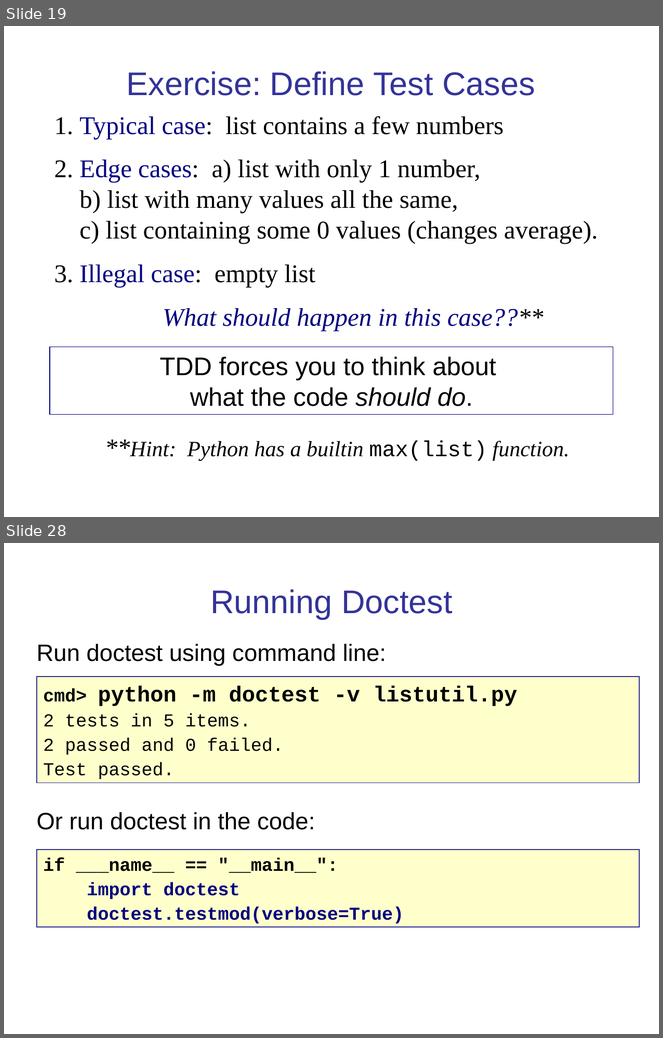
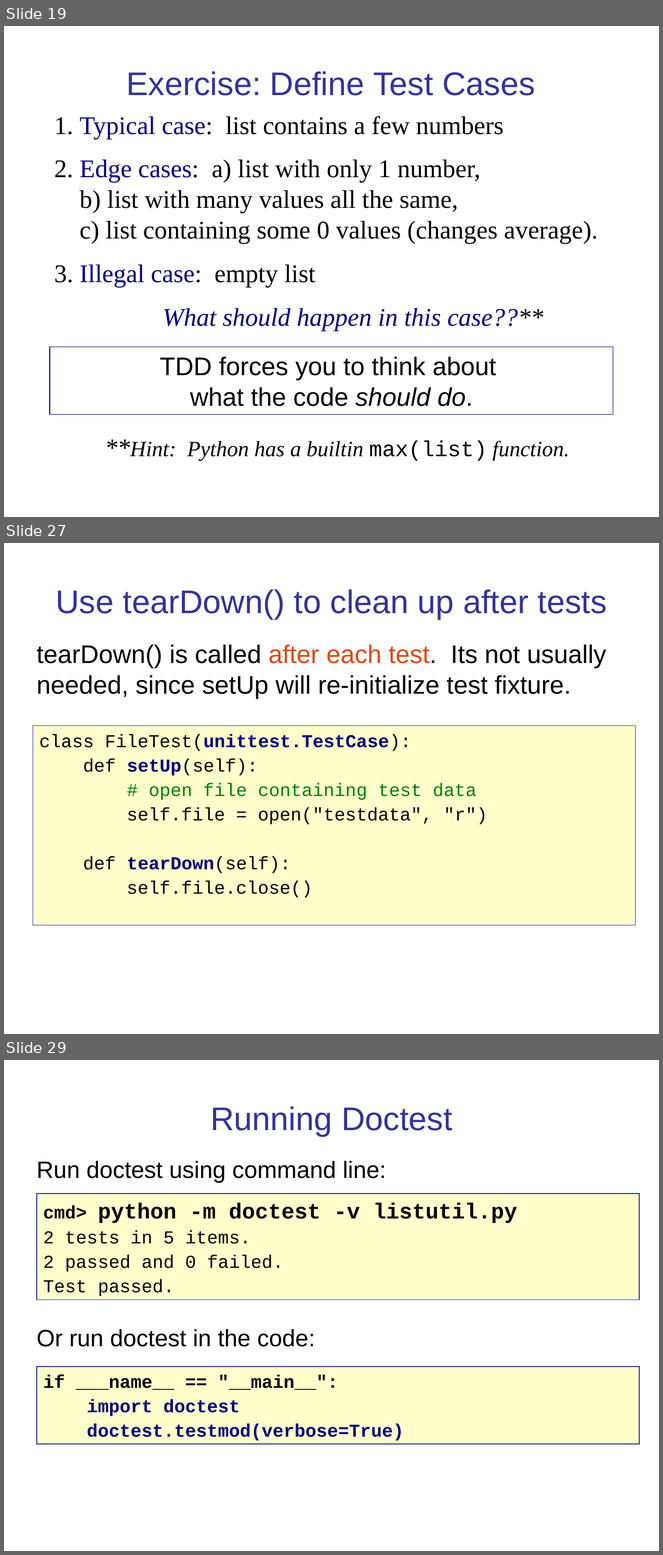
Before and after one commit to cpske/ISP, a slide deck: testing/PythonUnitTesting.ppt. Shown one above the other, each under a label of ours: slides 19 and 28 before the commit, slides 19, 27 and 29 after it; the slides between them are not shown. The pictures are 663x1038 and 663x1555 pixels, drawn with LibreOffice and Linux fonts; fonts in the diff are those of the drawing. Boxes give left, top, right and bottom in pixels: in the first picture for what was removed or moved away, otherwise in the second. Text is boxed around its words. In the diff, an @@ line names an element or a change of style, - is before the commit and + after.

Commit message:
minor improvement in unittest slides

```diff
--- a/testing/PythonUnitTesting.ppt
+++ b/testing/PythonUnitTesting.ppt
@@ slide 27 added at [4,543,659,1034], background #FFFFFF @@
@@ title added at [56,589,607,619], 36 pt, text #333399 @@
+Use tearDown() to clean up after tests
@@ text added at [37,644,606,699], 28 pt, text #000000 @@
+tearDown() is called after each test. Its not usually needed, since setUp will re-initialize test fixture.
@@ rectangle added at [33,726,636,926], fill #FFFFCC, outline #333399 0.74 pt, 20 pt, text #000000 @@
+class FileTest(unittest.TestCase):
+def setUp(self):
+# open file containing test data
+self.file = open("testdata", "r")
+def tearDown(self):
+self.file.close()
@@ what was slide 28 is now slide 29 @@
```
Also in this commit, not shown: 9 slides changed, 1 other slide added, 1 slide removed, 1 other file.
